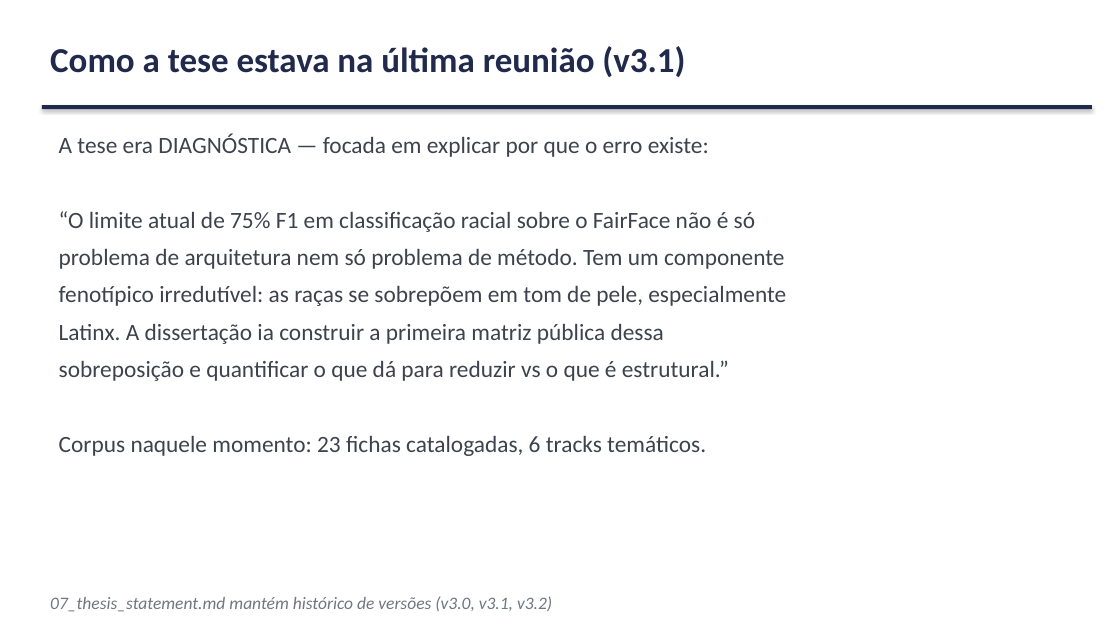
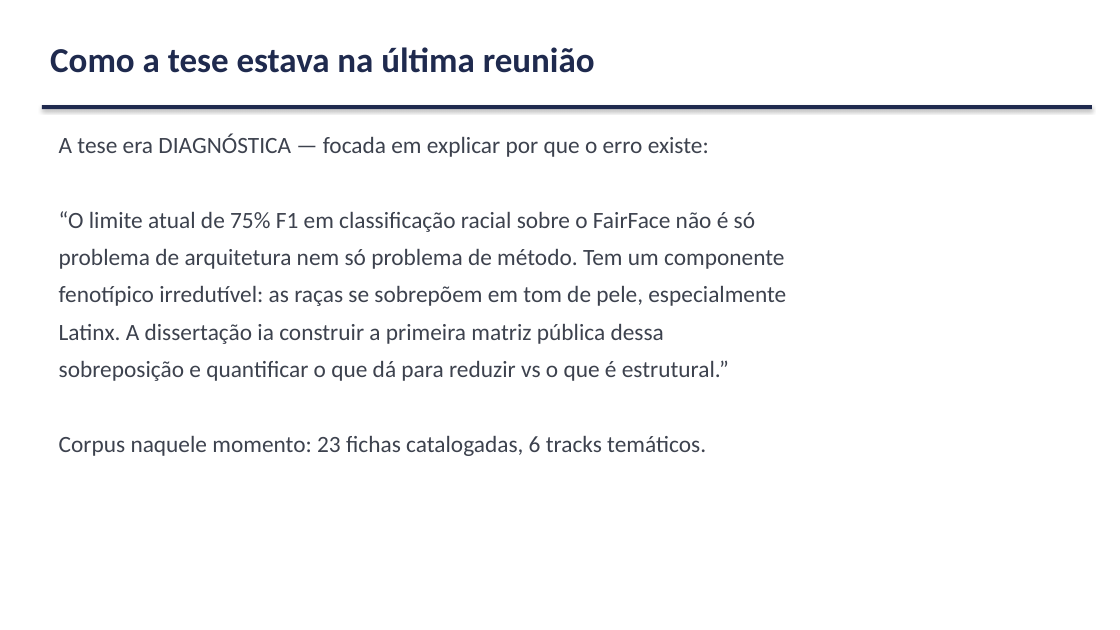
Before and after one commit to marcellozzetti/Facial-Recognition-Models-Mitigating-Bias, a slide deck: slide 4 of docs/ativo/material_reuniao_orientador_v3.2.1.pptx. Drawn at 1120x630 pixels with LibreOffice and Linux fonts; fonts in the diff are those of the drawing. Boxes give left, top, right and bottom in pixels: in the first picture for what was removed or moved away, otherwise in the second. Text is boxed around its words. In the diff, an @@ line names an element or a change of style, - is before the commit and + after.

```diff
--- a/docs/ativo/material_reuniao_orientador_v3.2.1.pptx
+++ b/docs/ativo/material_reuniao_orientador_v3.2.1.pptx
@@ text at (50, 47, 595, 73): text changed @@
-Como a tese estava na última reunião (v3.1)
+Como a tese estava na última reunião
@@ text removed at (50, 596, 552, 612) @@
-07_thesis_statement.md mantém histórico de versões (v3.0, v3.1, v3.2)
```
Also in this commit, not shown: 15 other slides changed, 1 other file.
